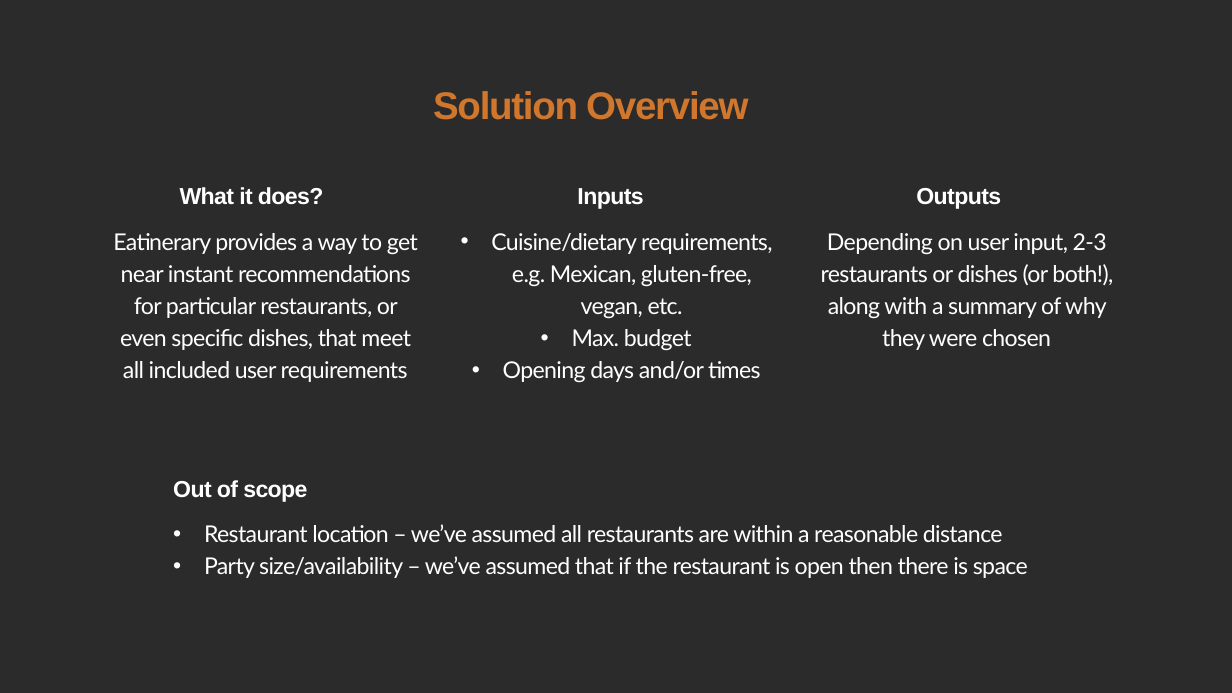
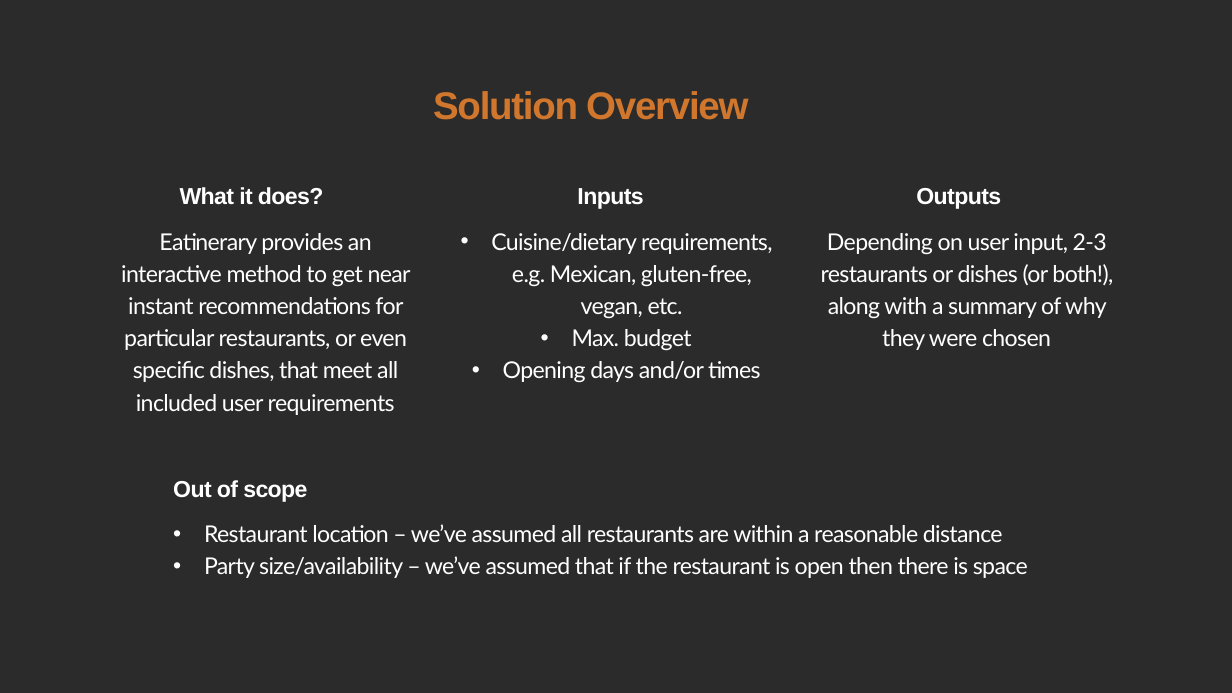
Before and after one commit to NewOrbit/Hackathon-2025, a slide deck: slide 4 of demo/hackathon.pptx. Drawn at 1232x693 pixels with LibreOffice and Linux fonts; fonts in the diff are those of the drawing; background and template pictures are left out; a plain dark background stands for a picture behind light text. Boxes give left, top, right and bottom in pixels: in the first picture for what was removed or moved away, otherwise in the second. Text is boxed around its words. In the diff, an @@ line names an element or a change of style, - is before the commit and + after.

```diff
--- a/demo/hackathon.pptx
+++ b/demo/hackathon.pptx
@@ text at (x1=121, y1=233, x2=411, y2=415): text changed @@
-Eatinerary provides a way to get near instant recommendations for particular restaurants, or even specific dishes, that meet all included user requirements
+Eatinerary provides an interactive method to get near instant recommendations for particular restaurants, or even specific dishes, that meet all included user requirements
```
Also in this commit, not shown: 3 other slides changed.
